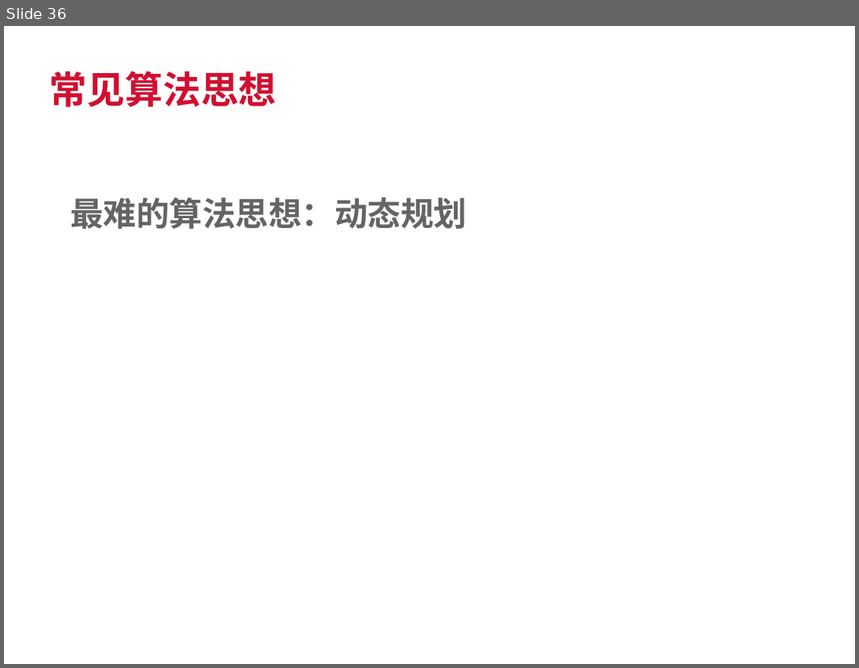
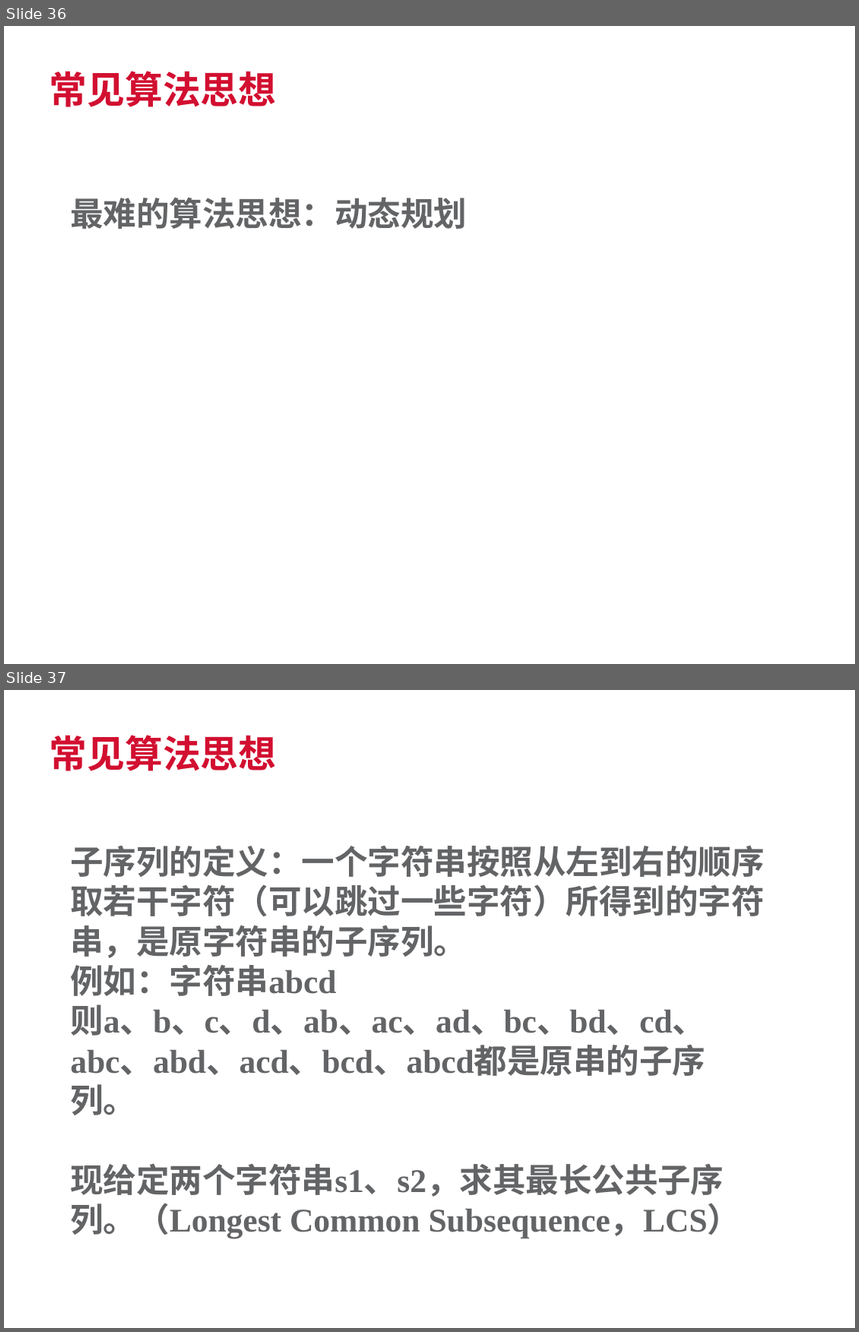
Before and after one commit to SherlockGn/documents, a slide deck: trendmicro template.pptx. Shown one above the other, each under a label of ours: slide 36 before the commit, slides 36 and 37 after it. The pictures are 859x668 and 859x1332 pixels, drawn with LibreOffice and Linux fonts; fonts in the diff are those of the drawing; background and template pictures are left out. Boxes give left, top, right and bottom in pixels: in the first picture for what was removed or moved away, otherwise in the second. Text is boxed around its words. In the diff, an @@ line names an element or a change of style, - is before the commit and + after.

```diff
--- a/trendmicro template.pptx
+++ b/trendmicro template.pptx
@@ slide 37 added at (4,690,855,1328), background #FFFFFF @@
@@ title added at (50,735,277,771), 32 pt, text #D20F30, bold @@
+常见算法思想
@@ text added at (70,845,764,1197), 28 pt, text #636466, bold @@
+子序列的定义：一个字符串按照从左到右的顺序取若干字符（可以跳过一些字符）所得到的字符串，是原字符串的子序列。
+例如：字符串abcd
+则a、b、c、d、ab、ac、ad、bc、bd、cd、abc、abd、acd、bcd、abcd都是原串的子序列。
+现给定两个字符串s1、s2，求其最长公共子序列。（Longest Common Subsequence，LCS）
@@ text added at (10,1300,111,1320), 9 pt, text #FFFFFF @@
+04/25/2016
```
Also in this commit, not shown: 1 slide changed, 9 other slides added, 4 other files.
